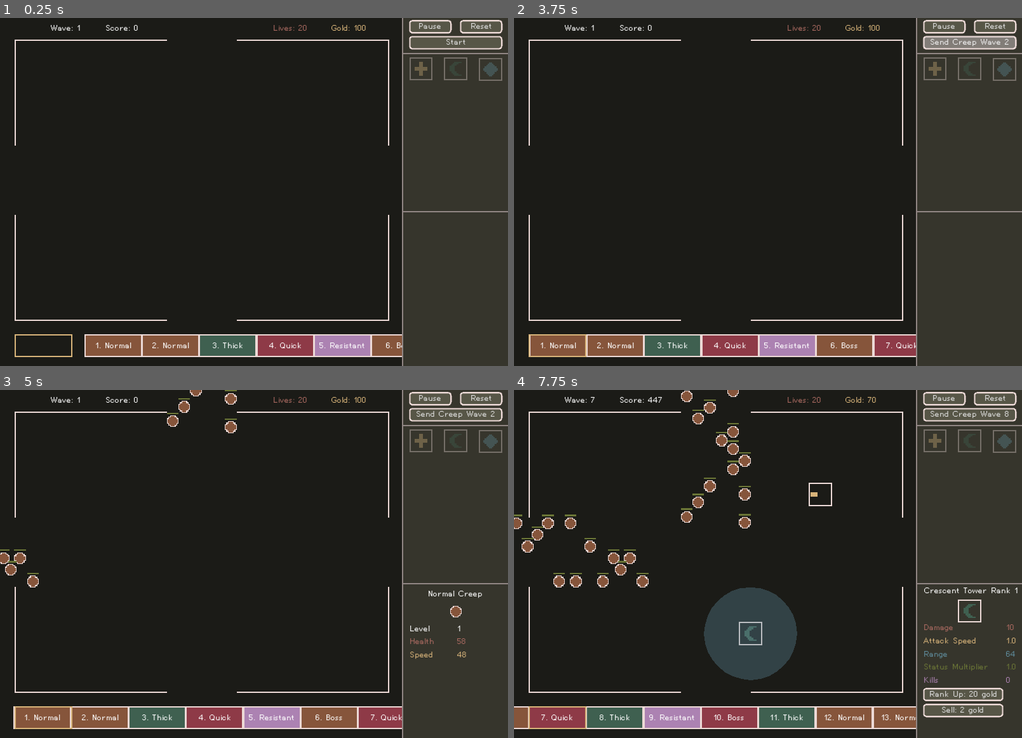
Above: before the commit, frames 1-4 (two rows, left to right).
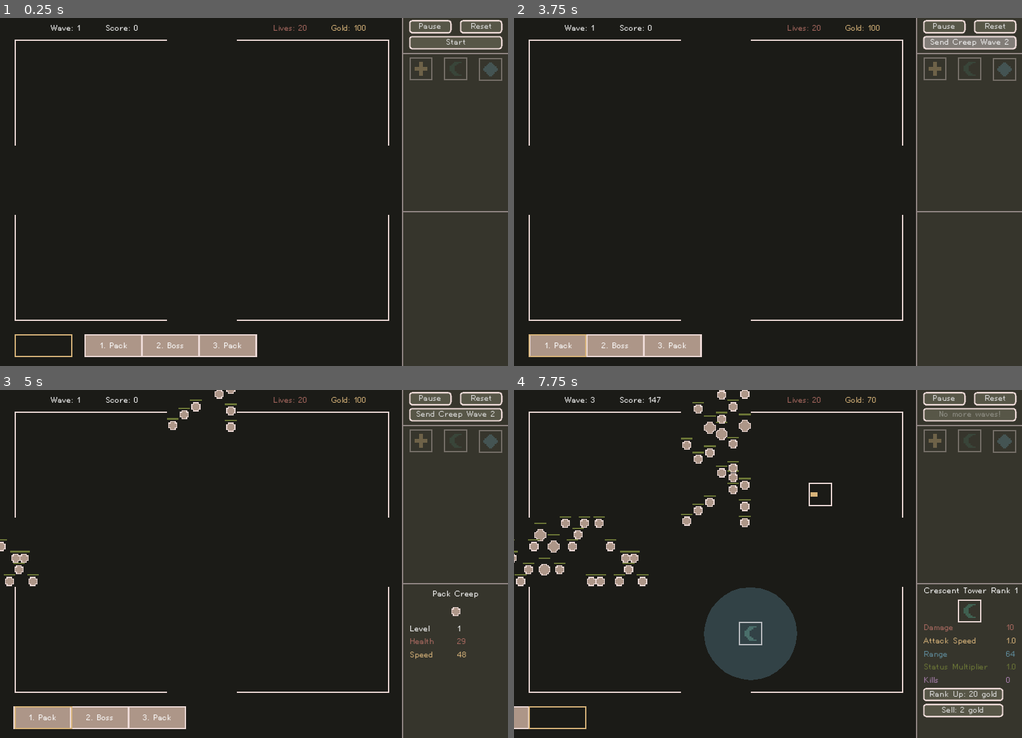
Above: after the commit, the same moments.

Repository: nolenroyalty/ReShape-TD
Game: Godot game, scene res://Main.tscn
Same seed, same stepped clock (60 frames per second), same inputs: the game is played once before the commit and once after it.
Inputs (mouse positions are in pixels of both pictures, inside the frame that each line leads up to):
- Up to frame 1 (0.25 s): no input
- Up to frame 2 (3.75 s): click "Reset" at 0.5 s; click "Oops that was a MISTAKE!" at 1.25 s; click "Start" at 2 s; click "Got It!" at 2.75 s; click "Start" at 3.5 s
- Up to frame 3 (5 s): click (5, 581) at 4.27 s
- Up to frame 4 (7.75 s): tap Enter (ui_accept) at 5, 5.27, 6.02, 7.52 s; move the mouse to (717, 553) at 5.02 s; hold Right (ui_right) 5.03-5.78 s; hold Shift (continue_building) 5.03-5.78 s; click (717, 553) at 5.17 s; move the mouse to (666, 581) at 5.77 s; tap R (reshape_tower) at 5.85 s; click (666, 581) at 5.92 s; move the mouse to (818, 487) at 6.52 s; hold Right (ui_right) 6.53-7.28 s; tap 1 (select_tower_1) at 6.6 s; click (818, 487) at 6.67 s; move the mouse to (742, 633) at 7.27 s; hold U (upgrade_tower) from 7.28 s (still down); tap 2 (select_tower_2) at 7.35 s; click (742, 633) at 7.42 s

The runs differ from the first frame. In frame 1, 3.7% of the frame differs, in the area x 16-80%, y 90-98%; in frame 2, 4.6%; in frame 3, 5.8%; in frame 4, 8.8%, in the area x 0-98%, y 0-98%.

Commit message:
add pack boss

Diff:
--- a/battlefield/Battlefield.gd
+++ b/battlefield/Battlefield.gd
@@ -20,6 +20,8 @@
 var QuickBoss = preload("res://creeps/QuickBoss.tscn")
 var Resist = preload("res://creeps/CreepResist.tscn")
 var ResistBoss = preload("res://creeps/ResistantBoss.tscn")
+var Pack = preload("res://creeps/CreepPack.tscn")
+var PackBoss = preload("res://creeps/PackBoss.tscn")
 var Tower = preload("res://towers/Tower.tscn")
 
 enum S { NOT_YET_STARTED, PLAYING, IN_MENU }
@@ -173,62 +175,17 @@
 
 var last_vertical = null
 var last_horizontal = null
-func pop_from_spawn_queue():
-	spawn_timer.start()
-	var creep_info = spawn_queue.pop_front()
-	var CreepKind = creep_info[0]
-	var level = creep_info[1]
-	for vertical in [true, false]:
-		var start_area = spawn(vertical)
-		var end_area = dest(vertical)
-
-		var points = start_area.starting_points
-		var idx = rng.randi_range(0, len(points) - 1)
-		if vertical:
-			if idx == last_vertical:
-				idx += 1
-			last_vertical = idx
-		else:
-			if idx == last_horizontal:
-				idx += 1
-			last_horizontal = idx
-
-		var start = points[idx % len(points)] + U.snap_to_grid(start_area.position)
-		var end = end_area.get_center_point() + U.snap_to_grid(end_area.position)
-		var creep = CreepKind.instance()
-		creep.position = U.center(start)
-		creep.init(level, end)
-		creep.connect("selected", self, "creep_selected", [creep])
-		add_creep_soon(creep)
-
-func build_tower_for_mouse_event(event):
-	if event is InputEventMouseButton:
-		if current_build_location != null and event.pressed and event.button_index == BUTTON_LEFT:
-			try_to_build_tower(event)
-
-func handle_event__playing(event):
-	build_tower_for_mouse_event(event)
-
-func handle_event__not_started(event):
-	build_tower_for_mouse_event(event)
-
-func add_to_spawn_queue(creep, count, level):
-	for _i in range(count):
-		spawn_queue.append([creep, level])
-
-func spawn_wave(kind, level, is_boss, number_of_creeps=null):
-	if GlobalAudio.request_play_wave_release():
-		audio.stream = WaveReleaseSound
-		audio.volume_db = -10
-		audio.play()
-
-	if number_of_creeps == null:
-		number_of_creeps = 9
-		if is_boss: number_of_creeps = 1
-
+
+func spawn_timer_time(creep_kind):
+	if creep_kind == C.CREEP_KIND.PACK:
+		return 0.175
+	else:
+		return 0.3
+
+func determine_creep_class(creep_kind, is_boss):
 	var CreepClass = null
 
-	match kind:
+	match creep_kind:
 		C.CREEP_KIND.NORMAL:
 			if is_boss: CreepClass = NormalBoss
 			else: CreepClass = Normal
@@ -241,8 +198,74 @@
 		C.CREEP_KIND.RESISTANT:
 			if is_boss: CreepClass = ResistBoss
 			else: CreepClass = Resist
-
-	add_to_spawn_queue(CreepClass, number_of_creeps, level)
+		C.CREEP_KIND.PACK:
+			if is_boss: CreepClass = PackBoss
+			else: CreepClass = Pack
+	return CreepClass
+
+func pop_from_spawn_queue():
+	var creep_info = spawn_queue.pop_front()
+	var kind = creep_info[0]
+	var is_boss = creep_info[1]
+	var level = creep_info[2]
+	spawn_timer.start(spawn_timer_time(kind))
+	var CreepClass = determine_creep_class(kind, is_boss)
+
+	for vertical in [true, false]:
+		var start_area = spawn(vertical)
+		var end_area = dest(vertical)
+
+		var points = start_area.starting_points
+		var idx = rng.randi_range(0, len(points) - 1)
+		if vertical:
+			if idx == last_vertical:
+				idx += 1
+			last_vertical = idx
+		else:
+			if idx == last_horizontal:
+				idx += 1
+			last_horizontal = idx
+
+		var start = points[idx % len(points)] + U.snap_to_grid(start_area.position)
+		var end = end_area.get_center_point() + U.snap_to_grid(end_area.position)
+		var creep = CreepClass.instance()
+		creep.position = U.center(start)
+		creep.init(level, end)
+		creep.connect("selected", self, "creep_selected", [creep])
+		add_creep_soon(creep)
+
+func build_tower_for_mouse_event(event):
+	if event is InputEventMouseButton:
+		if current_build_location != null and event.pressed and event.button_index == BUTTON_LEFT:
+			try_to_build_tower(event)
+
+func handle_event__playing(event):
+	build_tower_for_mouse_event(event)
+
+func handle_event__not_started(event):
+	build_tower_for_mouse_event(event)
+
+func add_to_spawn_queue(creep, is_boss, count, level):
+	for _i in range(count):
+		spawn_queue.append([creep, is_boss, level])
+
+func spawn_wave(kind, level, is_boss, number_of_creeps=null):
+	if GlobalAudio.request_play_wave_release():
+		audio.stream = WaveReleaseSound
+		audio.volume_db = -10
+		audio.play()
+
+	if number_of_creeps == null:
+		if kind == C.CREEP_KIND.PACK:
+			if is_boss:
+				number_of_creeps = 3
+			else:
+				number_of_creeps = 14
+		else:
+			number_of_creeps = 9
+			if is_boss: number_of_creeps = 1
+
+	add_to_spawn_queue(kind, is_boss, number_of_creeps, level)
 
 func get_towers():
 	return get_tree().get_nodes_in_group("tower")
--- a/creeps/CreepGeneric.gd
+++ b/creeps/CreepGeneric.gd
@@ -137,7 +137,7 @@
 			tower.got_a_kill()
 
 	ticks_remaining -= 1
-	timer.connect("timeout", self, "tick_poison", [timer, damage, bonus_gold, ticks_remaining])
+	timer.connect("timeout", self, "tick_poison", [timer, damage, bonus_gold, ticks_remaining, tower])
 	timer.start(0.5)
 
 func maybe_apply_poison(amount, status_multiplier, bonus_gold, tower):
--- a/creeps/CreepGeneric.tscn
+++ b/creeps/CreepGeneric.tscn
@@ -16,7 +16,7 @@
 
 [sub_resource type="CircleShape2D" id=1]
 resource_local_to_scene = true
-radius = 11.0
+radius = 7.0
 
 [sub_resource type="CircleShape2D" id=2]
 radius = 2.0
--- /dev/null
+++ b/creeps/CreepPack.gd
@@ -0,0 +1,6 @@
+extends Creep
+
+func init(level, dest):
+	KIND = "Pack"
+	BASE_HEALTH = 25
+	.init(level, dest)
--- /dev/null
+++ b/creeps/CreepPack.tscn
@@ -0,0 +1,41 @@
+[gd_scene load_steps=7 format=2]
+
+[ext_resource path="res://creeps/CreepGeneric.tscn" type="PackedScene" id=1]
+[ext_resource path="res://creeps/sprites/creeppack.png" type="Texture" id=2]
+[ext_resource path="res://creeps/CreepGeneric.gdshader" type="Shader" id=3]
+[ext_resource path="res://creeps/CreepPack.gd" type="Script" id=4]
+
+[sub_resource type="ShaderMaterial" id=1]
+resource_local_to_scene = true
+shader = ExtResource( 3 )
+shader_param/is_poisoned = false
+shader_param/is_chilled = false
+shader_param/is_stunned = false
+shader_param/poison = Vector3( 0, 1, 0 )
+shader_param/chill = Vector3( 0, 0, 1 )
+shader_param/stun = Vector3( 0.1, 0.1, 0.1 )
+
+[sub_resource type="CircleShape2D" id=2]
+resource_local_to_scene = true
+radius = 6.0
+
+[node name="CreepGeneric" instance=ExtResource( 1 )]
+script = ExtResource( 4 )
+
+[node name="HealthBarEmpty" parent="." index="0"]
+margin_top = -10.0
+margin_bottom = -8.0
+
+[node name="HealthBarFull" parent="." index="1"]
+margin_top = -10.0
+margin_bottom = -8.0
+
+[node name="SpriteButton" parent="." index="2"]
+material = SubResource( 1 )
+texture_normal = ExtResource( 2 )
+
+[node name="Hurtbox" parent="." index="3"]
+visible = true
+
+[node name="CollisionShape2D" parent="Hurtbox" index="0"]
+shape = SubResource( 2 )
--- /dev/null
+++ b/creeps/PackBoss.gd
@@ -0,0 +1,9 @@
+extends Creep
+
+func init(level, dest):
+	KIND = "Pack"
+	BASE_HEALTH = 26
+	RESIST_CHANCE = 0.25
+	STATUS_REDUCTION = 0.25
+	is_boss = true
+	.init(level, dest)
--- /dev/null
+++ b/creeps/PackBoss.tscn
@@ -0,0 +1,46 @@
+[gd_scene load_steps=7 format=2]
+
+[ext_resource path="res://creeps/CreepGeneric.tscn" type="PackedScene" id=1]
+[ext_resource path="res://creeps/sprites/packboss.png" type="Texture" id=2]
+[ext_resource path="res://creeps/CreepGeneric.gdshader" type="Shader" id=3]
+[ext_resource path="res://creeps/PackBoss.gd" type="Script" id=4]
+
+[sub_resource type="ShaderMaterial" id=1]
+resource_local_to_scene = true
+shader = ExtResource( 3 )
+shader_param/is_poisoned = false
+shader_param/is_chilled = false
+shader_param/is_stunned = false
+shader_param/poison = Vector3( 0, 1, 0 )
+shader_param/chill = Vector3( 0, 0, 1 )
+shader_param/stun = Vector3( 0.1, 0.1, 0.1 )
+
+[sub_resource type="CircleShape2D" id=2]
+resource_local_to_scene = true
+radius = 9.0
+
+[node name="PackBoss" instance=ExtResource( 1 )]
+script = ExtResource( 4 )
+
+[node name="HealthBarEmpty" parent="." index="0"]
+margin_top = -17.0
+margin_bottom = -15.0
+
+[node name="HealthBarFull" parent="." index="1"]
+margin_top = -17.0
+margin_bottom = -15.0
+
+[node name="SpriteButton" parent="." index="2"]
+material = SubResource( 1 )
+margin_left = -16.0
+margin_top = -16.0
+margin_right = 16.0
+margin_bottom = 16.0
+rect_pivot_offset = Vector2( 16, 16 )
+texture_normal = ExtResource( 2 )
+
+[node name="Hurtbox" parent="." index="3"]
+visible = true
+
+[node name="CollisionShape2D" parent="Hurtbox" index="0"]
+shape = SubResource( 2 )
--- a/globals/Constants.gd
+++ b/globals/Constants.gd
@@ -29,7 +29,7 @@
 const YELLOW = Color("#d8b47a")
 const LIGHT_GREEN = Color("#6b7636")
 
-enum CREEP_KIND { NORMAL, QUICK, THICK, RESISTANT }
+enum CREEP_KIND { NORMAL, QUICK, THICK, RESISTANT, PACK }
 
 func creep_name(creep):
 	match creep:
@@ -41,3 +41,5 @@
 			return "thick"
 		CREEP_KIND.RESISTANT:
 			return "resistant"
+		CREEP_KIND.PACK:
+			return "pack"
--- a/ui/WaveCard.gd
+++ b/ui/WaveCard.gd
@@ -8,6 +8,7 @@
 		C.CREEP_KIND.QUICK: background.modulate = Color("#8e3a47")
 		C.CREEP_KIND.THICK: background.modulate = Color("#3f6050")
 		C.CREEP_KIND.RESISTANT: background.modulate = Color("#ac82b2")
+		C.CREEP_KIND.PACK: background.modulate = Color("#ad9688")
 
 func set_text(kind, number, is_boss):
 	var prefix = "%d. " % number
@@ -19,6 +20,7 @@
 			C.CREEP_KIND.QUICK: label.text = prefix + "Quick"
 			C.CREEP_KIND.THICK: label.text = prefix + "Thick"
 			C.CREEP_KIND.RESISTANT: label.text = prefix + "Resistant"
+			C.CREEP_KIND.PACK: label.text = prefix + "Pack"
 
 func init(kind, number, is_boss):
 	set_color(kind)
--- a/ui/WaveDisplay.gd
+++ b/ui/WaveDisplay.gd
@@ -44,7 +44,7 @@
 	emit_signal("timer_updated", timer_amount)
 
 func advance_immediately():
-	if wave_number != 0 and wave_number + 1 < len(waves):
+	if wave_number != 0 and wave_number < len(waves):
 		var bonus = timer_amount * 3
 		bonus_from_wave_skipping += bonus
 		State.add_score(bonus)
@@ -112,8 +112,15 @@
 var t = C.CREEP_KIND.THICK
 var r = C.CREEP_KIND.RESISTANT
 var q = C.CREEP_KIND.QUICK
+var p = C.CREEP_KIND.PACK
 
 var all_waves = [
+	[ p, false],
+	[ p, true],
+	[ p, false]
+]
+
+var _all_waves = [
 	[ n, false],
 	[ n, false],
 	[ t, false],
Binary file added: creeps/sprites/creeppack.png
Not shown, added: creeps/sprites/creeppack.png.import
Binary file added: creeps/sprites/packboss.png
Not shown, added: creeps/sprites/packboss.png.import
